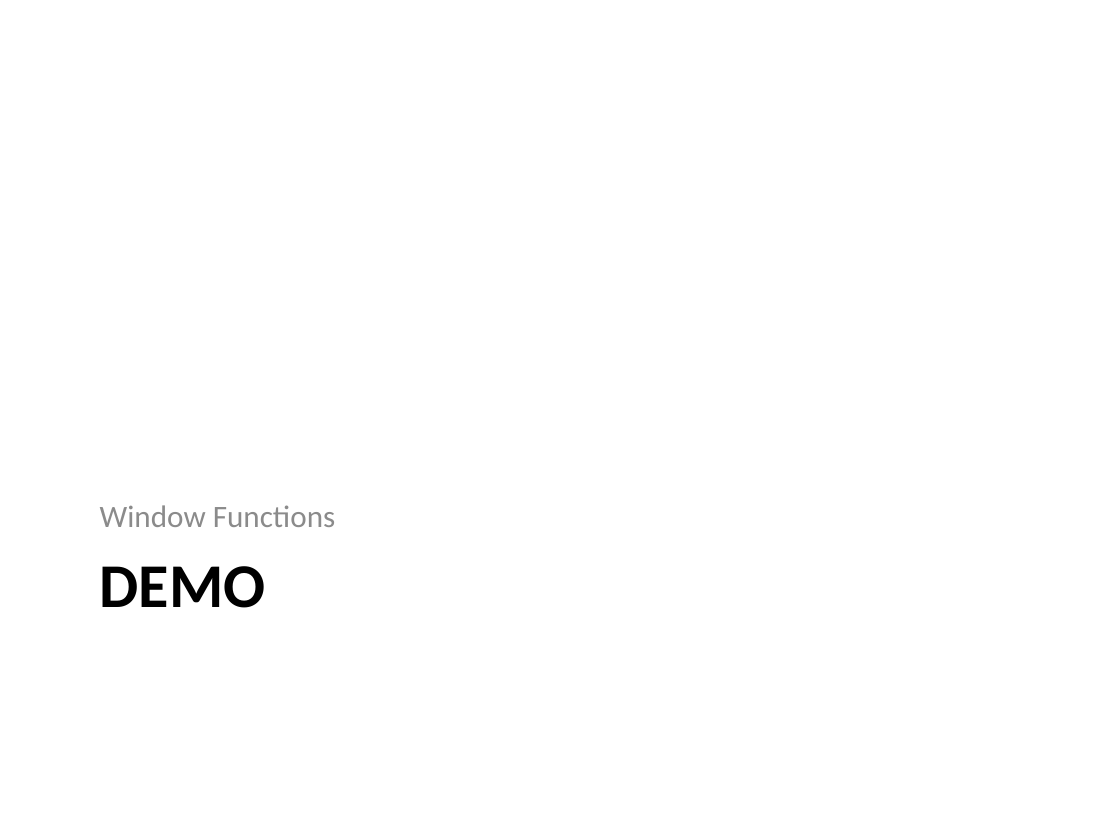
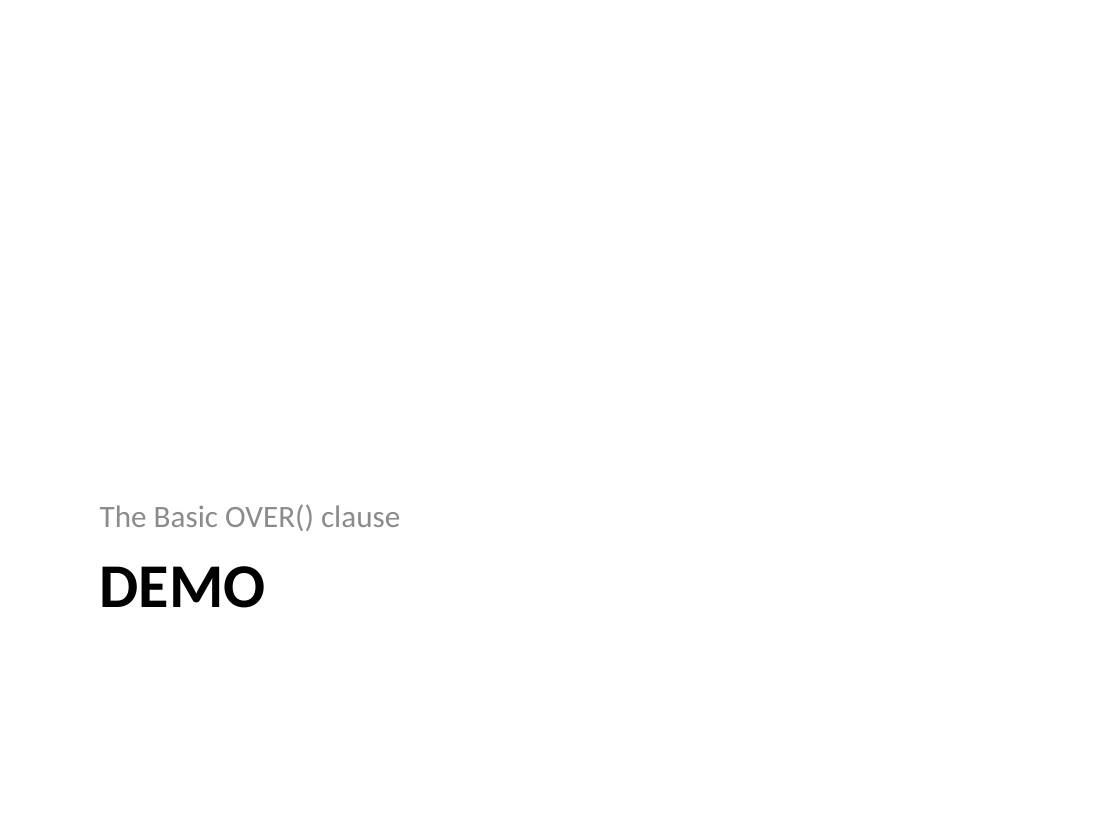
Before and after one commit to reachanu21/T-SQLWindowing, a slide deck: slide 23 of Presentation/TSQL_Windowing.pptx (slide 25 before the commit). Drawn at 1120x840 pixels with LibreOffice and Linux fonts; fonts in the diff are those of the drawing. Boxes give left, top, right and bottom in pixels: in the first picture for what was removed or moved away, otherwise in the second. Text is boxed around its words. In the diff, an @@ line names an element or a change of style, - is before the commit and + after.

```diff
--- a/Presentation/TSQL_Windowing.pptx
+++ b/Presentation/TSQL_Windowing.pptx
@@ text at (100, 504, 400, 531): text changed @@
-Window Functions
+The Basic OVER() clause
```
Also in this commit, not shown: 8 other slides changed, 5 slides added, 1 slide removed.
